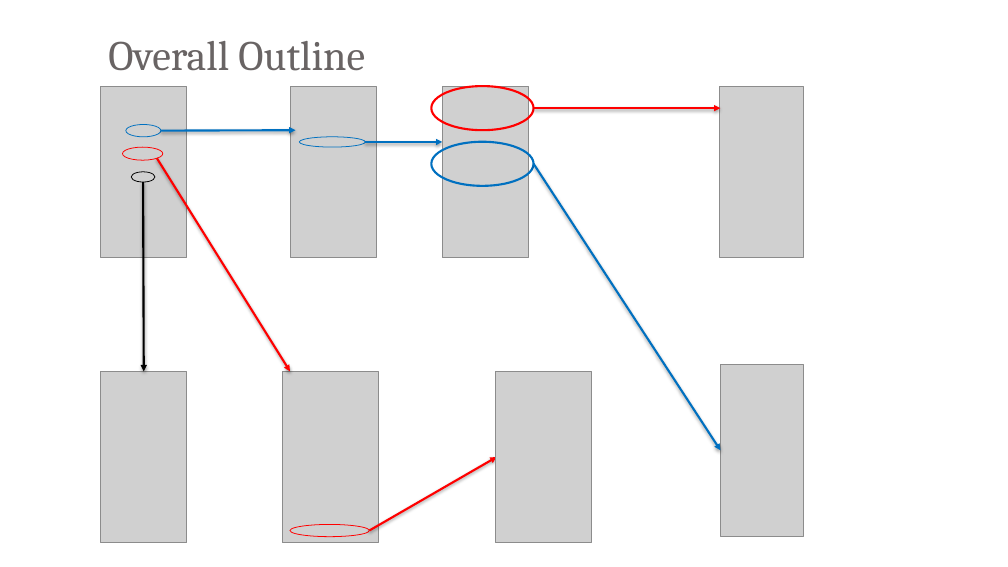
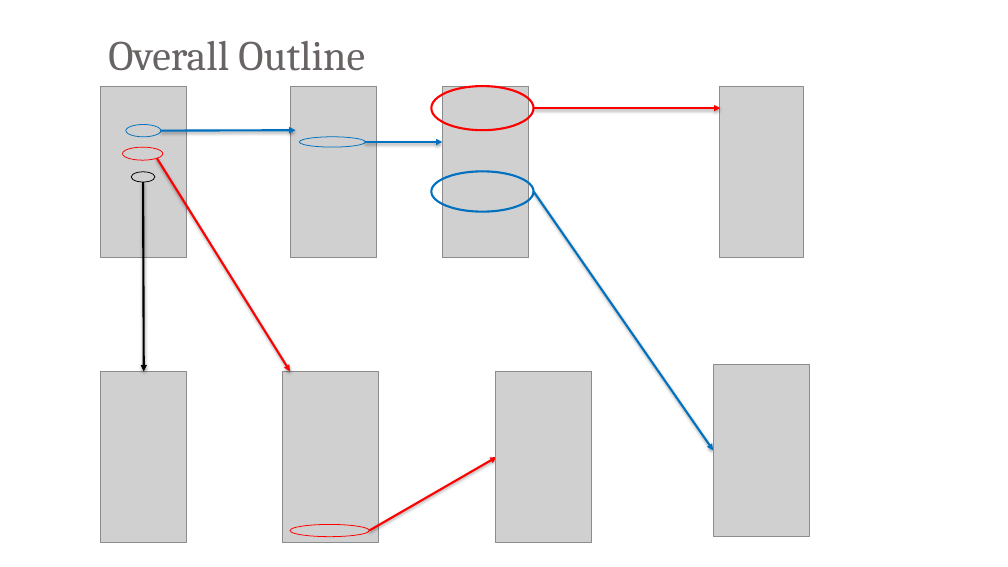
Before and after one commit to bxji/Civic-Duty, a slide deck: slide 7 of presentation/civic_duty_presentation_final_v3.pptx. Drawn at 1008x567 pixels with LibreOffice and Linux fonts; fonts in the diff are those of the drawing; grey boxes stand for pictures; background and template pictures are left out. Boxes give left, top, right and bottom in pixels: in the first picture for what was removed or moved away, otherwise in the second. Text is boxed around its words. In the diff, an @@ line names an element or a change of style, - is before the commit and + after.

Commit message:
v3-update on democrat screenshot

```diff
--- a/presentation/civic_duty_presentation_final_v3.pptx
+++ b/presentation/civic_duty_presentation_final_v3.pptx
@@ ellipse: place and size @@
-ellipse at bbox=[432, 142, 534, 186]
+ellipse at bbox=[432, 172, 534, 212]
@@ arrow moved from (534, 164) - (721, 451) to (534, 191) - (713, 451) @@
@@ picture: place and size @@
-picture at bbox=[721, 364, 804, 536]
+picture at bbox=[713, 364, 810, 536]
```
Also in this commit, not shown: 2 other slides changed.
